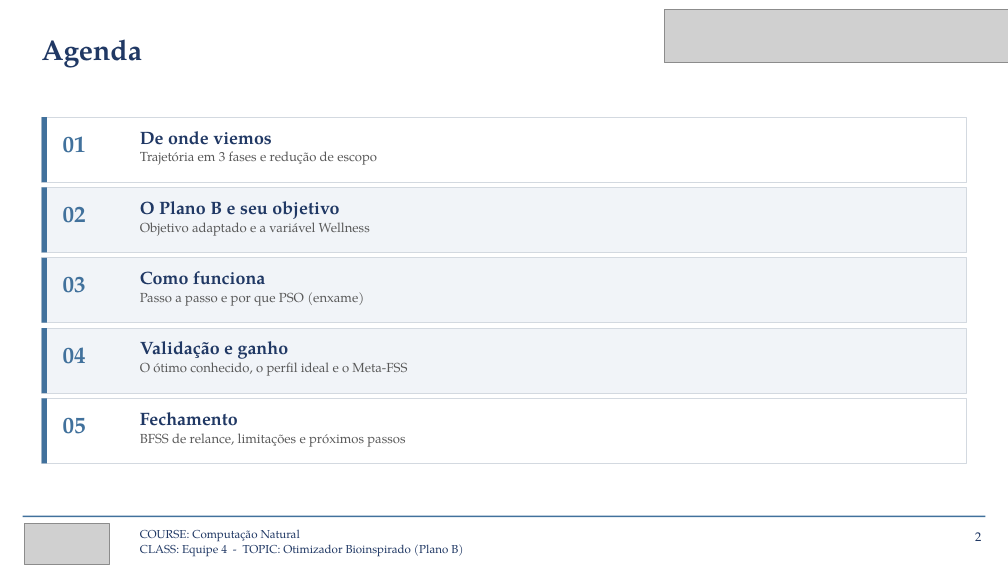
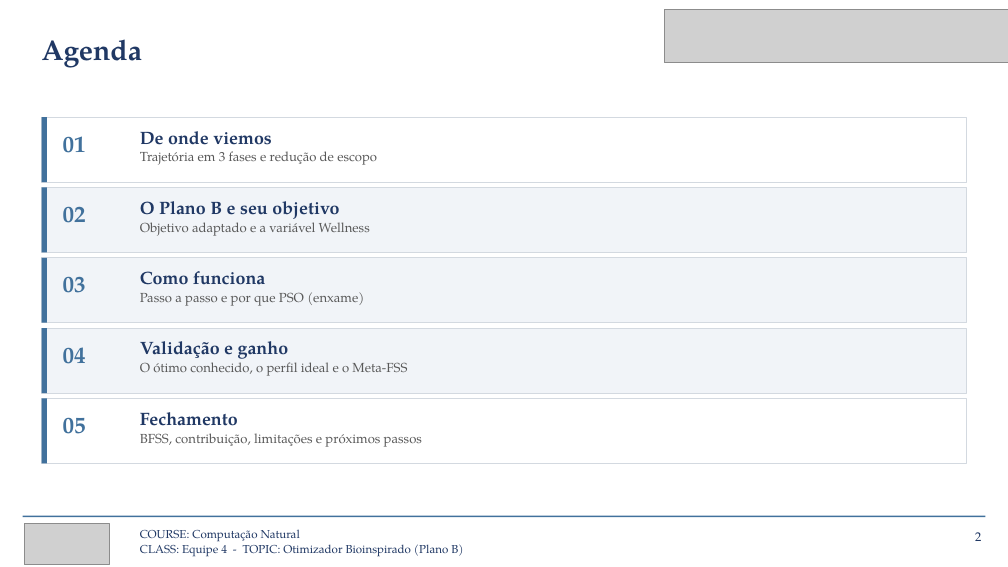
Before and after one commit to joardam/reds-dm1-otimizador-hly, a slide deck: slide 2 of plano_b_pso_diabetes/Apresentacao_Equipe4_PlanoB_CIRG.pptx. Drawn at 1008x567 pixels with LibreOffice and Linux fonts; fonts in the diff are those of the drawing; grey boxes stand for pictures. Boxes give left, top, right and bottom in pixels: in the first picture for what was removed or moved away, otherwise in the second. Text is boxed around its words. In the diff, an @@ line names an element or a change of style, - is before the commit and + after.

```diff
--- a/plano_b_pso_diabetes/Apresentacao_Equipe4_PlanoB_CIRG.pptx
+++ b/plano_b_pso_diabetes/Apresentacao_Equipe4_PlanoB_CIRG.pptx
@@ text at box(140, 433, 422, 447): text changed @@
-BFSS de relance, limitações e próximos passos
+BFSS, contribuição, limitações e próximos passos
```
Also in this commit, not shown: 2 other slides changed, 1 slide added, 2 other files.
